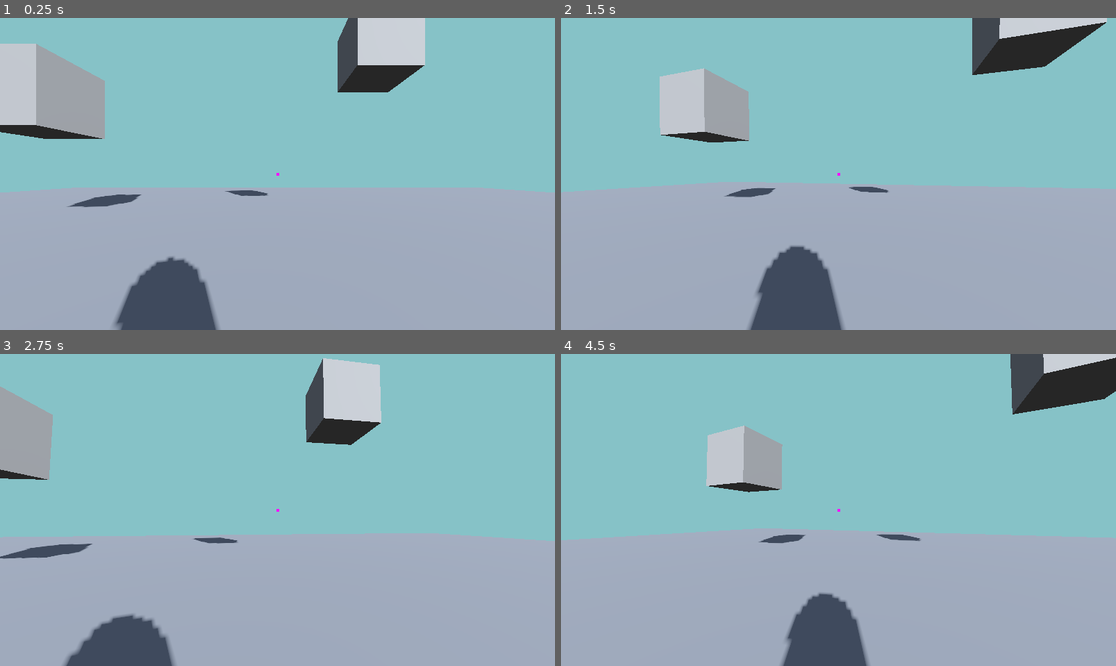
Above: before the commit, frames 1-4 (two rows, left to right).
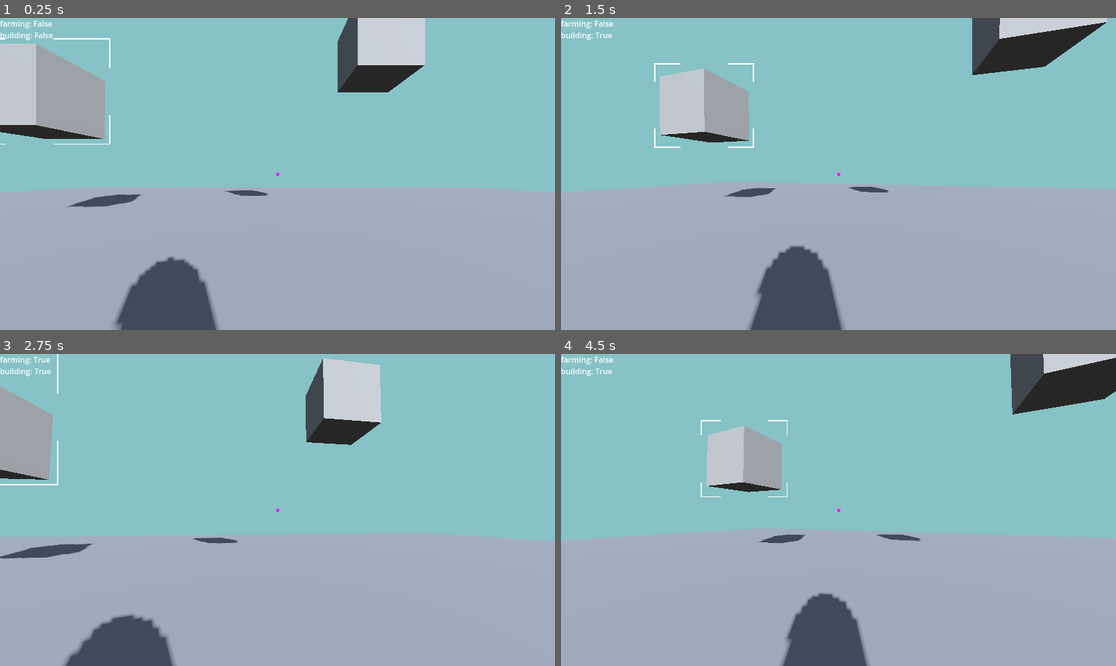
Above: after the commit, the same moments.

Repository: sammburr/Caeli-Isles
Game: Godot game, scene res://main.tscn
Same seed, same stepped clock (60 frames per second), same inputs: the game is played once before the commit and once after it. A sky picture missing from this copy of the repository is replaced by a grey-blue gradient.
Inputs (mouse positions are in pixels of both pictures, inside the frame that each line leads up to):
- Up to frame 1 (0.25 s): no input
- Up to frame 2 (1.5 s): tap Enter (ui_accept) at 0.5, 0.77 s; move the mouse to (866, 174) at 0.52 s; hold Up (ui_up) from 0.53 s (still down); tap G (build) at 0.6 s; click (866, 174) at 0.8 s; move the mouse to (810, 174) at 1.27 s; click (810, 174) at 1.35 s
- Up to frame 3 (2.75 s): keep holding Up (ui_up); tap Enter (ui_accept) at 1.52 s; tap Tab (select) at 1.55, 2.1 s; move the mouse to (288, 503) at 2.02 s; tap F (farm, bound only after the commit) at 2.3 s
- Up to frame 4 (4.5 s): keep holding Up (ui_up); tap Enter (ui_accept) at 2.75, 3.02, 3.5, 3.77, 4.25 s; move the mouse to (832, 516) at 2.77 s; tap F (farm, bound only after the commit) at 2.85 s; tap G (build) at 3.05, 3.6 s; move the mouse to (877, 513) at 3.52 s; click (877, 513) at 3.8 s; move the mouse to (794, 506) at 4.27 s; click (794, 506) at 4.35 s

The runs differ from the first frame. In frame 1, 0.3% of the frame differs, in the area x 0-20%, y 0-41%; in frame 2, 0.3%, in the area x 0-35%, y 0-42%; in frame 3, 0.3%; in frame 4, 0.3%.

Commit message:
Carrots grow (visually) + Testing an item highlighter

Diff:
--- a/Construction/Building Manager.gd
+++ b/Construction/Building Manager.gd
@@ -33,8 +33,6 @@
 func _ready():
 	# Reference player's head raycast
 	player_head_raycast = PLAYER.HEAD.RAYCAST
-	# Set the collision mask to look for regular collisions and construction collisions
-	player_head_raycast.collision_mask = 1|2
 	# Create a copy of ghost foundation and hide it
 	ghost = GHOST_FOUNDATION.instantiate()
 	ghost.hide()
@@ -60,8 +58,16 @@
 
 func _process(delta):
 	if building:
+		# Display debug on player UI
+		PLAYER.UI.MODE_BUILD.text = "building: True"
+
+		# Set the collision mask to look for regular collisions and construction collisions
+		player_head_raycast.set_collision_mask_value(1, true)
+		player_head_raycast.set_collision_mask_value(2, true)
+		player_head_raycast.set_collision_mask_value(4, false)
 		place_ghost()
 	else:
+		PLAYER.UI.MODE_BUILD.text = "building: False"
 		can_place = false
 		ghost.hide()
 
--- /dev/null
+++ b/Dx Highlight.gd
@@ -0,0 +1,109 @@
+extends Node2D
+
+@export_category("Target")
+@export var TARGET : CollisionShape3D
+
+enum OUTLINE {DX, BOX}
+@export_category("Settings")
+@export var OUTLINE_TYPE : OUTLINE
+@export_subgroup("Generic")
+@export var COLOR := Color.WHITE
+@export var WIDTH := 20.0
+@export_subgroup("Dx Outline")
+@export var GAP := 370.0
+
+# Used for dx outline
+var offset = 0.0
+
+# Keep track of the max and min verts of the bounding collision shape projected onto the screen
+var max
+var min
+# Origin of collision shape
+var origin
+
+func _draw():
+	if TARGET == null:
+		return
+
+	calc_box()
+
+	if(get_viewport().get_camera_3d().is_position_behind(origin)):
+		return
+
+	var diff = max - min
+	var width = WIDTH * (1/origin.distance_to(get_viewport().get_camera_3d().global_transform.origin))
+	var gap = GAP * (1/origin.distance_to(get_viewport().get_camera_3d().global_transform.origin))
+
+	# Draw dx outline
+	if OUTLINE_TYPE == OUTLINE.DX:
+		draw_dx_outline(max, min, 10.0, width, gap, COLOR)
+	# Draw box outline
+	elif OUTLINE_TYPE == OUTLINE.BOX:
+		draw_rect_outline(max, min, width, COLOR)
+
+func calc_box():
+	# Calculate min and max coordinates on screen
+	var size = TARGET.shape.size
+
+	origin = TARGET.get_global_transform().origin
+	var verts : PackedVector2Array
+
+	verts.append(calc_vertex_on_screen(origin, Vector3(size.x/2, size.y/2, size.z/2)))
+	verts.append(calc_vertex_on_screen(origin, Vector3(size.x/2, size.y/2, -size.z/2)))
+	verts.append(calc_vertex_on_screen(origin, Vector3(size.x/2, -size.y/2, size.z/2)))
+	verts.append(calc_vertex_on_screen(origin, Vector3(size.x/2, -size.y/2, -size.z/2)))
+	verts.append(calc_vertex_on_screen(origin, Vector3(-size.x/2, size.y/2, size.z/2)))
+	verts.append(calc_vertex_on_screen(origin, Vector3(-size.x/2, size.y/2, -size.z/2)))
+	verts.append(calc_vertex_on_screen(origin, Vector3(-size.x/2, -size.y/2, size.z/2)))
+	verts.append(calc_vertex_on_screen(origin, Vector3(-size.x/2, -size.y/2, -size.z/2)))
+
+	var min_x = 999999
+	var max_x = 0
+	var min_y = 999999
+	var max_y = 0
+
+	for vert in verts:
+		if vert.x > max_x:
+			max_x = vert.x
+		if vert.x < min_x:
+			min_x = vert.x
+		if vert.y > max_y:
+			max_y = vert.y
+		if vert.y < min_y:
+			min_y = vert.y
+
+	max = Vector2(max_x, max_y)
+	min = Vector2(min_x, min_y)
+
+func calc_vertex_on_screen(origin : Vector3, offset : Vector3):
+	return get_viewport().get_camera_3d().unproject_position(origin + offset)
+
+func draw_dx_outline(max, min, bump, width, gap, color):
+	var half = (max + min)/2
+
+	if offset >= bump - 0.01:
+		offset = 0.0
+	offset = lerp(offset, bump, 0.35)
+
+	# Bottom Right
+	draw_line(Vector2(max.x + width/2, max.y) + Vector2(offset, offset), Vector2(half.x + gap, max.y) + Vector2(offset, offset), color, width) # Bottom
+	draw_line(max + Vector2(offset, offset), Vector2(max.x, half.y + gap) + Vector2(offset, offset), color, width) # Right
+
+	# Top Left
+	draw_line(Vector2(half.x - gap, min.y) - Vector2(offset, offset), Vector2(min.x - width/2, min.y) - Vector2(offset, offset), color, width) # Top
+	draw_line(Vector2(min.x, half.y - gap) - Vector2(offset, offset), min - Vector2(offset, offset), color, width) # Left
+
+	# Bottom Left
+	draw_line(Vector2(min.x - width/2, max.y) + Vector2(-offset, offset), Vector2(half.x - gap, max.y) + Vector2(-offset, offset), color, width) # Bottom
+	draw_line(Vector2(min.x, half.y + gap) + Vector2(-offset, offset), Vector2(min.x, max.y) - Vector2(offset, -offset), color, width) # Left
+
+	# Top Right
+	draw_line(Vector2(half.x + gap, min.y) + Vector2(offset, -offset), Vector2(max.x + width/2, min.y) + Vector2(offset, -offset), color, width) # Top
+	draw_line(Vector2(max.x, half.y - gap) - Vector2(-offset, offset), Vector2(max.x, min.y) - Vector2(-offset, offset), color, width) # Right
+
+func draw_rect_outline(max, min, width, color):
+	var diff = max - min
+	draw_rect(Rect2(max, -diff), color, false, width)
+
+func _process(delta):
+	queue_redraw()
--- /dev/null
+++ b/Farming/Crop Socket.gd
@@ -0,0 +1,12 @@
+extends StaticBody3D
+class_name CropSocket
+
+@onready var POS = $"Socket Pos"
+@export var CURRENT_CROP : Node3D
+
+func _process(delta):
+	if CURRENT_CROP == null:
+		return
+
+	if randi_range(0, 1000) == 1000:
+		CURRENT_CROP.increment_stage()
--- /dev/null
+++ b/Farming/Prefabs/Carrot.gd
@@ -0,0 +1,15 @@
+extends Node3D
+
+@export var STAGE : int
+
+# Keep track of starting pos when planted (stage = 0)
+var start_pos
+
+func increment_stage():
+	if STAGE == 10:
+		return
+	STAGE += 1
+	position.y += 0.1
+
+func set_stage(stage : int):
+	STAGE = stage
--- /dev/null
+++ b/Farming/Prefabs/Carrot.tscn
@@ -0,0 +1,28 @@
+[gd_scene load_steps=6 format=3 uid="uid://byjyc5pc8mk0d"]
+
+[ext_resource type="Script" path="res://Farming/Prefabs/Carrot.gd" id="1_lekbg"]
+
+[sub_resource type="StandardMaterial3D" id="StandardMaterial3D_ap3ya"]
+albedo_color = Color(0.847059, 0.486275, 0.129412, 1)
+
+[sub_resource type="PrismMesh" id="PrismMesh_4jw34"]
+material = SubResource("StandardMaterial3D_ap3ya")
+size = Vector3(1, 1, 0.435)
+
+[sub_resource type="StandardMaterial3D" id="StandardMaterial3D_v2o2b"]
+albedo_color = Color(0, 0.85098, 0.517647, 1)
+
+[sub_resource type="BoxMesh" id="BoxMesh_0rg3c"]
+material = SubResource("StandardMaterial3D_v2o2b")
+size = Vector3(0.17, 0.4, 0.145)
+
+[node name="Carrot" type="Node3D"]
+script = ExtResource("1_lekbg")
+
+[node name="Mesh" type="MeshInstance3D" parent="."]
+transform = Transform3D(1, 0, 0, 0, -1, 8.74228e-08, 0, -8.74228e-08, -1, 0, -0.540937, 0)
+mesh = SubResource("PrismMesh_4jw34")
+
+[node name="Mesh2" type="MeshInstance3D" parent="."]
+transform = Transform3D(1, 0, 0, 0, -1, 8.74228e-08, 0, -8.74228e-08, -1, 0, 0.0625279, 0)
+mesh = SubResource("BoxMesh_0rg3c")
--- /dev/null
+++ b/Farming/Prefabs/Carrot_Ghost.tscn
@@ -0,0 +1,26 @@
+[gd_scene load_steps=5 format=3 uid="uid://bx3vb2qe1kle0"]
+
+[sub_resource type="StandardMaterial3D" id="StandardMaterial3D_ap3ya"]
+transparency = 1
+albedo_color = Color(0.164706, 1, 1, 0.45098)
+
+[sub_resource type="PrismMesh" id="PrismMesh_4jw34"]
+material = SubResource("StandardMaterial3D_ap3ya")
+size = Vector3(1, 1, 0.435)
+
+[sub_resource type="StandardMaterial3D" id="StandardMaterial3D_ht1c3"]
+albedo_color = Color(0.0235294, 1, 1, 0.317647)
+
+[sub_resource type="BoxMesh" id="BoxMesh_0rg3c"]
+material = SubResource("StandardMaterial3D_ht1c3")
+size = Vector3(0.17, 0.4, 0.145)
+
+[node name="Carrot" type="Node3D"]
+
+[node name="Mesh" type="MeshInstance3D" parent="."]
+transform = Transform3D(1, 0, 0, 0, -1, 8.74228e-08, 0, -8.74228e-08, -1, 0, 0, 0)
+mesh = SubResource("PrismMesh_4jw34")
+
+[node name="Mesh2" type="MeshInstance3D" parent="."]
+transform = Transform3D(1, 0, 0, 0, -1, 8.74228e-08, 0, -8.74228e-08, -1, 0, 0.603465, 0)
+mesh = SubResource("BoxMesh_0rg3c")
--- /dev/null
+++ b/Farming/crop_patch.tscn
@@ -0,0 +1,139 @@
+[gd_scene load_steps=7 format=3 uid="uid://lumxms1phlj7"]
+
+[ext_resource type="Script" path="res://Farming/Crop Socket.gd" id="1_fudpu"]
+[ext_resource type="Script" path="res://Construction/Block Building.gd" id="1_r3qet"]
+
+[sub_resource type="StandardMaterial3D" id="StandardMaterial3D_5x5yl"]
+albedo_color = Color(0.207843, 0.145098, 0.0588235, 1)
+
+[sub_resource type="BoxMesh" id="BoxMesh_b0o7h"]
+material = SubResource("StandardMaterial3D_5x5yl")
+size = Vector3(5, 0.1, 5)
+
+[sub_resource type="BoxShape3D" id="BoxShape3D_rilaa"]
+
+[sub_resource type="BoxShape3D" id="BoxShape3D_dw073"]
+size = Vector3(5, 5, 5)
+
+[node name="Crop Patch" type="Node3D"]
+
+[node name="Mesh" type="MeshInstance3D" parent="."]
+transform = Transform3D(1, 0, 0, 0, 1, 0, 0, 0, 1, 0, 0.05, 0)
+mesh = SubResource("BoxMesh_b0o7h")
+
+[node name="Crop Socket 1" type="StaticBody3D" parent="."]
+transform = Transform3D(1, 0, 0, 0, 1, 0, 0, 0, 1, 0, 0.599533, 1.92349)
+collision_layer = 8
+collision_mask = 9
+script = ExtResource("1_fudpu")
+
+[node name="CollisionShape3D" type="CollisionShape3D" parent="Crop Socket 1"]
+shape = SubResource("BoxShape3D_rilaa")
+
+[node name="Socket Pos" type="Node3D" parent="Crop Socket 1"]
+transform = Transform3D(1, 0, 0, 0, 1, 0, 0, 0, 1, 0, -0.446003, 0)
+
+[node name="Crop Socket 2" type="StaticBody3D" parent="."]
+transform = Transform3D(1, 0, 0, 0, 1, 0, 0, 0, 1, 0, 0.599533, -0.00203979)
+collision_layer = 8
+collision_mask = 9
+script = ExtResource("1_fudpu")
+
+[node name="CollisionShape3D" type="CollisionShape3D" parent="Crop Socket 2"]
+shape = SubResource("BoxShape3D_rilaa")
+
+[node name="Socket Pos" type="Node3D" parent="Crop Socket 2"]
+transform = Transform3D(1, 0, 0, 0, 1, 0, 0, 0, 1, 0, -0.446003, 0.00329065)
+
+[node name="Crop Socket 3" type="StaticBody3D" parent="."]
+transform = Transform3D(1, 0, 0, 0, 1, 0, 0, 0, 1, 0, 0.599533, -1.58249)
+collision_layer = 8
+collision_mask = 9
+script = ExtResource("1_fudpu")
+
+[node name="CollisionShape3D" type="CollisionShape3D" parent="Crop Socket 3"]
+shape = SubResource("BoxShape3D_rilaa")
+
+[node name="Socket Pos" type="Node3D" parent="Crop Socket 3"]
+transform = Transform3D(1, 0, 0, 0, 1, 0, 0, 0, 1, 0, -0.446003, -0.0795624)
+
+[node name="Crop Socket 4" type="StaticBody3D" parent="."]
+transform = Transform3D(1, 0, 0, 0, 1, 0, 0, 0, 1, -1.49068, 0.599533, -1.58249)
+collision_layer = 8
+collision_mask = 9
+script = ExtResource("1_fudpu")
+
+[node name="CollisionShape3D" type="CollisionShape3D" parent="Crop Socket 4"]
+shape = SubResource("BoxShape3D_rilaa")
+
+[node name="Socket Pos" type="Node3D" parent="Crop Socket 4"]
+transform = Transform3D(1, 0, 0, 0, 1, 0, 0, 0, 1, 0, -0.446003, -0.0795624)
+
+[node name="Crop Socket 5" type="StaticBody3D" parent="."]
+transform = Transform3D(1, 0, 0, 0, 1, 0, 0, 0, 1, -1.49068, 0.599533, 0.00682366)
+collision_layer = 8
+collision_mask = 9
+script = ExtResource("1_fudpu")
+
+[node name="CollisionShape3D" type="CollisionShape3D" parent="Crop Socket 5"]
+shape = SubResource("BoxShape3D_rilaa")
+
+[node name="Socket Pos" type="Node3D" parent="Crop Socket 5"]
+transform = Transform3D(1, 0, 0, 0, 1, 0, 0, 0, 1, 0, -0.446003, -0.0795624)
+
+[node name="Crop Socket 6" type="StaticBody3D" parent="."]
+transform = Transform3D(1, 0, 0, 0, 1, 0, 0, 0, 1, -1.49068, 0.599533, 1.81619)
+collision_layer = 8
+collision_mask = 9
+script = ExtResource("1_fudpu")
+
+[node name="CollisionShape3D" type="CollisionShape3D" parent="Crop Socket 6"]
+shape = SubResource("BoxShape3D_rilaa")
+
+[node name="Socket Pos" type="Node3D" parent="Crop Socket 6"]
+transform = Transform3D(1, 0, 0, 0, 1, 0, 0, 0, 1, 0, -0.446003, -0.0795624)
+
+[node name="Crop Socket 7" type="StaticBody3D" parent="."]
+transform = Transform3D(1, 0, 0, 0, 1, 0, 0, 0, 1, 1.55122, 0.599533, 1.81619)
+collision_layer = 8
+collision_mask = 9
+script = ExtResource("1_fudpu")
+
+[node name="CollisionShape3D" type="CollisionShape3D" parent="Crop Socket 7"]
+shape = SubResource("BoxShape3D_rilaa")
+
+[node name="Socket Pos" type="Node3D" parent="Crop Socket 7"]
+transform = Transform3D(1, 0, 0, 0, 1, 0, 0, 0, 1, 0, -0.446003, -0.0795624)
+
+[node name="Crop Socket 8" type="StaticBody3D" parent="."]
+transform = Transform3D(1, 0, 0, 0, 1, 0, 0, 0, 1, 1.55122, 0.599533, 0.0955517)
+collision_layer = 8
+collision_mask = 9
+script = ExtResource("1_fudpu")
+
+[node name="CollisionShape3D" type="CollisionShape3D" parent="Crop Socket 8"]
+shape = SubResource("BoxShape3D_rilaa")
+
+[node name="Socket Pos" type="Node3D" parent="Crop Socket 8"]
+transform = Transform3D(1, 0, 0, 0, 1, 0, 0, 0, 1, 0, -0.446003, -0.0795624)
+
+[node name="Crop Socket 9" type="StaticBody3D" parent="."]
+transform = Transform3D(1, 0, 0, 0, 1, 0, 0, 0, 1, 1.55122, 0.599533, -1.49269)
+collision_layer = 8
+collision_mask = 9
+script = ExtResource("1_fudpu")
+
+[node name="CollisionShape3D" type="CollisionShape3D" parent="Crop Socket 9"]
+shape = SubResource("BoxShape3D_rilaa")
+
+[node name="Socket Pos" type="Node3D" parent="Crop Socket 9"]
+transform = Transform3D(1, 0, 0, 0, 1, 0, 0, 0, 1, 0, -0.446003, -0.0795624)
+
+[node name="Block Building" type="StaticBody3D" parent="."]
+collision_layer = 4
+collision_mask = 5
+script = ExtResource("1_r3qet")
+
+[node name="CollisionShape3D" type="CollisionShape3D" parent="Block Building"]
+transform = Transform3D(1, 0, 0, 0, 1, 0, 0, 0, 1, 0, 2.5, 0)
+shape = SubResource("BoxShape3D_dw073")
--- /dev/null
+++ b/Farming/farming_manager.gd
@@ -0,0 +1,111 @@
+extends Node
+
+@export var KEY_BIND_PLACE := "left click"
+@export var KEY_BIND_FARM_START := "farm"
+@export var KEY_BIND_FARM_SELECT_WHEEL := "select"
+
+@export var GHOST_CARROT : PackedScene
+@export var CARROT : PackedScene
+
+@export var PLAYER : CharacterBody3D
+
+# Keep track of if we are currenty farming, and if we can build
+var farming = false
+var can_place = false
+
+# Ghost copy to indicate placment
+var ghost : Node3D
+# Construction to place
+var crop : Node3D
+# Socket to attach crop to, socket will manage cropgrowing
+var socket : Node3D
+
+# Ray cast hit
+var hit
+
+# Raycast from the players head
+var player_head_raycast : RayCast3D
+
+func _ready():
+	# Reference player's head raycast
+	player_head_raycast = PLAYER.HEAD.RAYCAST
+	# Create a copy of ghost carrot and hide it
+	ghost = GHOST_CARROT.instantiate()
+	ghost.hide()
+	# Parent it to the root of the game
+	get_window().add_child.call_deferred(ghost)
+	$"Farming UI".hide()
+	# Set default crop to carrot
+	crop = CARROT.instantiate()
+
+func _input(event):
+	if event.is_action_pressed(KEY_BIND_FARM_START):
+		farming = !farming
+
+	if event.is_action_pressed(KEY_BIND_PLACE) && can_place:
+		farm()
+
+	# Only open select wheel when we are already building
+	if event.is_action_pressed(KEY_BIND_FARM_SELECT_WHEEL) && farming:
+		open_wheel()
+
+	if event.is_action_released(KEY_BIND_FARM_SELECT_WHEEL):
+		close_wheel()
+
+func _process(delta):
+	if farming:
+		# Display debug on player UI
+		PLAYER.UI.MODE_FARM.text = "farming: True"
+		# Set the collision mask to look for farming collisions
+		player_head_raycast.set_collision_mask_value(1, false)
+		player_head_raycast.set_collision_mask_value(2, false)
+		player_head_raycast.set_collision_mask_value(4, true)
+		place_ghost()
+	else:
+		PLAYER.UI.MODE_FARM.text = "farming: False"
+		can_place = false
+		ghost.hide()
+
+func open_wheel():
+	# Show UI
+	$"Farming UI".show()
+	# Show mouse
+	Input.mouse_mode = Input.MOUSE_MODE_VISIBLE
+
+func close_wheel():
+	# Hide UI
+	$"Farming UI".hide()
+	# Capture mouse
+	Input.mouse_mode = Input.MOUSE_MODE_CAPTURED
+
+func place_ghost():
+
+	# Fire ray cast from head to try and hit a collider
+	hit = player_head_raycast.get_collider()
+	var pos = player_head_raycast.get_collision_point()
+	# Make sure hitting a CropSocket
+	if hit && hit is CropSocket:
+		socket = hit
+		can_place = true
+		# Show the ghost and move snap to socket POS
+		ghost.show()
+		ghost.global_position = hit.POS.global_position
+		ghost.rotation = hit.POS.global_rotation
+	else:
+		can_place = false
+		# Hide the ghost
+		ghost.hide()
+
+func farm():
+	# Place construct
+	var crop_duplicate = crop.duplicate()
+	get_window().add_child.call_deferred(crop_duplicate)
+	# Copy the position and rotation of the ghost
+	crop_duplicate.position = ghost.global_position
+	crop_duplicate.rotation = ghost.rotation
+
+		# Set plant stage to 0
+	crop_duplicate.set_stage(0)
+
+	# Tell socket what crop is being placed
+	socket.CURRENT_CROP = crop_duplicate
--- /dev/null
+++ b/Farming/farming_manager.tscn
@@ -0,0 +1,16 @@
+[gd_scene load_steps=4 format=3 uid="uid://dtj0psnjwi2cp"]
+
+[ext_resource type="Script" path="res://Farming/farming_manager.gd" id="1_jbkjn"]
+[ext_resource type="PackedScene" uid="uid://bx3vb2qe1kle0" path="res://Farming/Prefabs/Carrot_Ghost.tscn" id="2_8p4w7"]
+[ext_resource type="PackedScene" uid="uid://byjyc5pc8mk0d" path="res://Farming/Prefabs/Carrot.tscn" id="3_bgujv"]
+
+[node name="Farming Manager" type="Node"]
+script = ExtResource("1_jbkjn")
+GHOST_CARROT = ExtResource("2_8p4w7")
+CARROT = ExtResource("3_bgujv")
+
+[node name="Farming UI" type="Control" parent="."]
+layout_mode = 3
+anchors_preset = 0
+offset_right = 40.0
+offset_bottom = 40.0
--- /dev/null
+++ b/UI.gd
@@ -0,0 +1,4 @@
+extends Control
+
+@onready var MODE_FARM = $"Mode Farm"
+@onready var MODE_BUILD = $"Mode Build"
--- a/basic_player.gd
+++ b/basic_player.gd
@@ -1,6 +1,7 @@
 extends CharacterBody3D
 
 @export var HEAD : Node3D
+@export var UI : Control
 
 @export_category("Movement")
 @export_subgroup("Settings")
--- a/basic_player.tscn
+++ b/basic_player.tscn
@@ -1,7 +1,8 @@
-[gd_scene load_steps=6 format=3 uid="uid://bwwhl6hftkw7t"]
+[gd_scene load_steps=7 format=3 uid="uid://bwwhl6hftkw7t"]
 
 [ext_resource type="Script" path="res://basic_player.gd" id="1_qq6iv"]
 [ext_resource type="Script" path="res://Head.gd" id="2_7yqcp"]
+[ext_resource type="Script" path="res://UI.gd" id="3_svgnp"]
 
 [sub_resource type="CapsuleMesh" id="CapsuleMesh_crila"]
 
@@ -9,9 +10,10 @@
 
 [sub_resource type="PlaceholderTexture2D" id="PlaceholderTexture2D_xwqui"]
 
-[node name="Basic Player" type="CharacterBody3D" node_paths=PackedStringArray("HEAD")]
+[node name="Basic Player" type="CharacterBody3D" node_paths=PackedStringArray("HEAD", "UI")]
 script = ExtResource("1_qq6iv")
 HEAD = NodePath("Head")
+UI = NodePath("UI")
 KEY_BIND_UP = "forward"
 KEY_BIND_LEFT = "left"
 KEY_BIND_RIGHT = "right"
@@ -41,6 +43,7 @@
 anchor_bottom = 1.0
 grow_horizontal = 2
 grow_vertical = 2
+script = ExtResource("3_svgnp")
 
 [node name="Cross Hair" type="TextureRect" parent="UI"]
 layout_mode = 1
@@ -56,3 +59,16 @@
 grow_horizontal = 2
 grow_vertical = 2
 texture = SubResource("PlaceholderTexture2D_xwqui")
+
+[node name="Mode Farm" type="RichTextLabel" parent="UI"]
+layout_mode = 0
+offset_right = 126.0
+offset_bottom = 25.0
+text = "Farming: False"
+
+[node name="Mode Build" type="RichTextLabel" parent="UI"]
+layout_mode = 0
+offset_top = 24.0
+offset_right = 126.0
+offset_bottom = 49.0
+text = "Building: False"
--- a/main.tscn
+++ b/main.tscn
@@ -1,9 +1,12 @@
-[gd_scene load_steps=12 format=3 uid="uid://d2dnq0ik473ay"]
+[gd_scene load_steps=15 format=3 uid="uid://d2dnq0ik473ay"]
 
 [ext_resource type="PackedScene" uid="uid://bwwhl6hftkw7t" path="res://basic_player.tscn" id="1_enlj8"]
 [ext_resource type="Script" path="res://main.gd" id="1_iixn7"]
 [ext_resource type="Texture2D" uid="uid://bdo3gyllm4mqm" path="res://misty_sky_8k.hdr" id="2_41emw"]
+[ext_resource type="Script" path="res://Dx Highlight.gd" id="3_0vlt6"]
 [ext_resource type="PackedScene" uid="uid://byx2iwkyxe582" path="res://Construction/building_manager.tscn" id="3_cdbwd"]
+[ext_resource type="PackedScene" uid="uid://dtj0psnjwi2cp" path="res://Farming/farming_manager.tscn" id="4_tdpch"]
+[ext_resource type="PackedScene" uid="uid://lumxms1phlj7" path="res://Farming/crop_patch.tscn" id="6_2uta0"]
 
 [sub_resource type="BoxShape3D" id="BoxShape3D_6t360"]
 size = Vector3(2, 2, 2)
@@ -35,7 +38,14 @@
 [node name="Basic Player" parent="." instance=ExtResource("1_enlj8")]
 transform = Transform3D(1, 0, 0, 0, 1, 0, 0, 0, 1, 0, 1.37417, 0)
 
+[node name="Dx Highlight" type="Node2D" parent="Basic Player" node_paths=PackedStringArray("TARGET")]
+script = ExtResource("3_0vlt6")
+TARGET = NodePath("../../Box/Collider")
+
 [node name="Building Manager" parent="Basic Player" node_paths=PackedStringArray("PLAYER") instance=ExtResource("3_cdbwd")]
+PLAYER = NodePath("..")
+
+[node name="Farming Manager" parent="Basic Player" node_paths=PackedStringArray("PLAYER") instance=ExtResource("4_tdpch")]
 PLAYER = NodePath("..")
 
 [node name="Box" type="StaticBody3D" parent="."]
@@ -70,3 +80,6 @@
 
 [node name="WorldEnvironment" type="WorldEnvironment" parent="Sun"]
 environment = SubResource("Environment_p8kbt")
+
+[node name="Crop Patch" parent="." instance=ExtResource("6_2uta0")]
+transform = Transform3D(1, 0, 0, 0, 1, 0, 0, 0, 1, -9.81241, 0, 8.06352)
--- a/project.godot
+++ b/project.godot
@@ -12,7 +12,7 @@
 
 config/name="Caeli Isles"
 run/main_scene="res://main.tscn"
-config/features=PackedStringArray("4.1", "Forward Plus")
+config/features=PackedStringArray("4.2", "Forward Plus")
 
 [input]
 
@@ -56,6 +56,11 @@
 "events": [Object(InputEventKey,"resource_local_to_scene":false,"resource_name":"","device":-1,"window_id":0,"alt_press …(182 unchanged characters)…
 ]
 }
+farm={
+"deadzone": 0.5,
+"events": [Object(InputEventKey,"resource_local_to_scene":false,"resource_name":"","device":-1,"window_id":0,"alt_pressed":false,"shift_pressed":false,"ctrl_pressed":false,"meta_pressed":false,"pressed":false,"keycode":0,"physical_keycode":70,"key_label":0,"unicode":102,"echo":false,"script":null)
+]
+}
 
 [layer_names]
 
